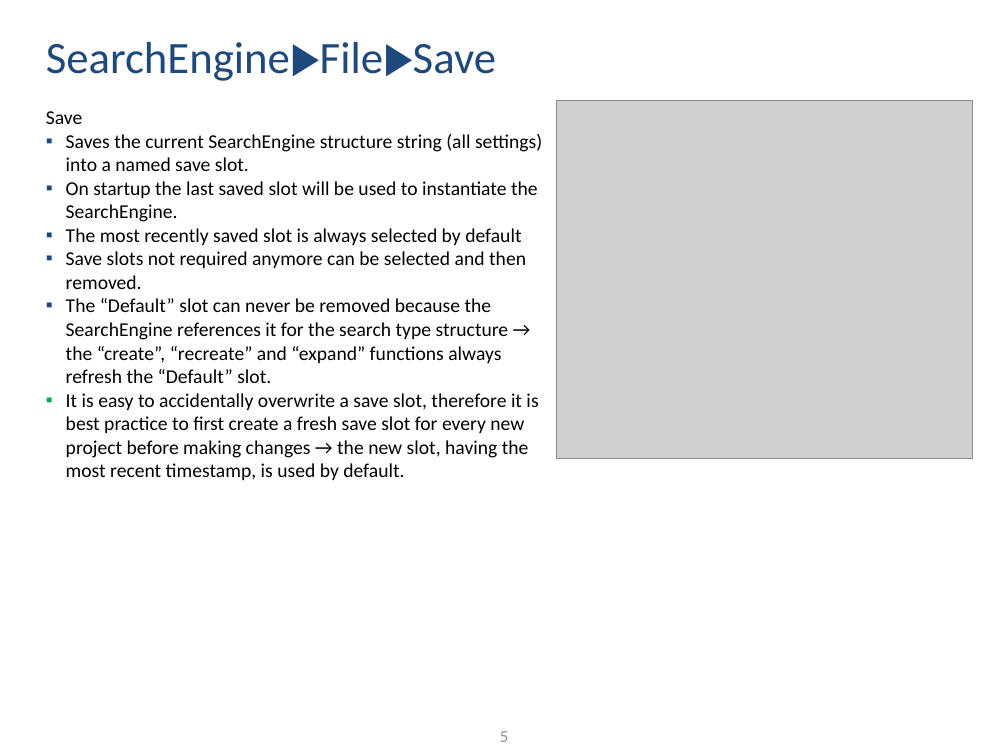
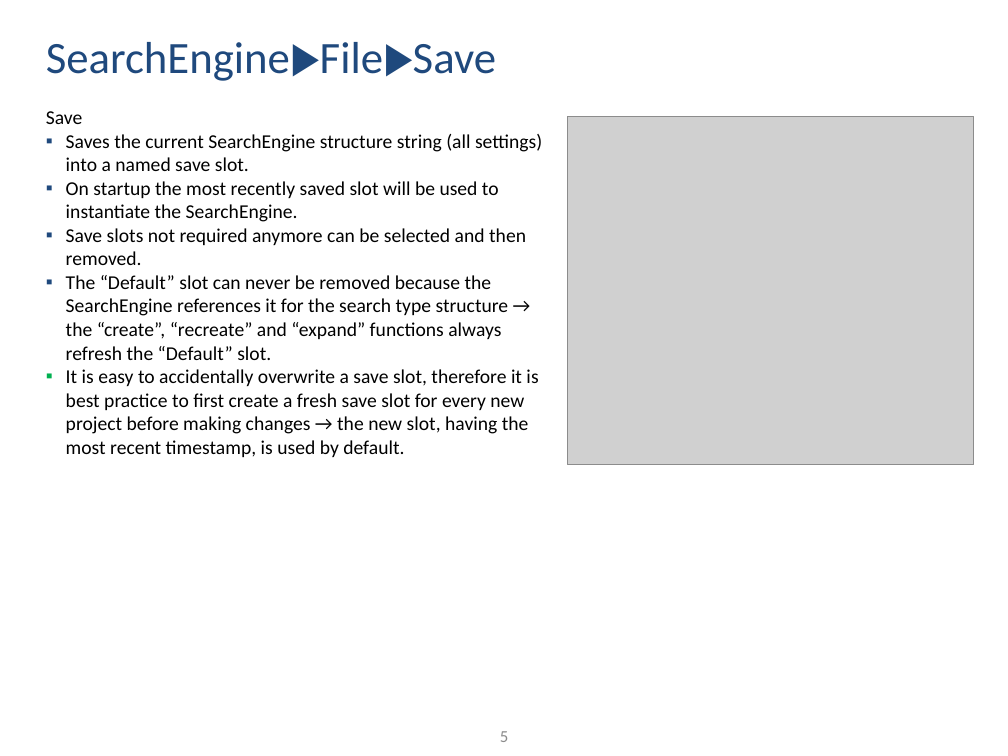
Before and after one commit to ThorstenDoherr/searchengine, a slide deck: slide 5 of doc/Manual.pptx. Drawn at 1008x756 pixels with LibreOffice and Linux fonts; fonts in the diff are those of the drawing; grey boxes stand for pictures. Boxes give left, top, right and bottom in pixels: in the first picture for what was removed or moved away, otherwise in the second. Text is boxed around its words. In the diff, an @@ line names an element or a change of style, - is before the commit and + after.

```diff
--- a/doc/Manual.pptx
+++ b/doc/Manual.pptx
@@ picture: place and size @@
-picture at <box>556,100,972,458</box>
+picture at <box>568,116,974,465</box>
@@ text at <box>66,181,499,222</box>: text changed @@
-  ▪ On startup the last saved slot will be used to instantiate the SearchEngine.
-  ▪ The most recently saved slot is always selected by default
+  ▪ On startup the most recently saved slot will be used to instantiate the SearchEngine.
```
Also in this commit, not shown: 41 other slides changed, 3 slides added, 2 slides removed, 1 other file.
